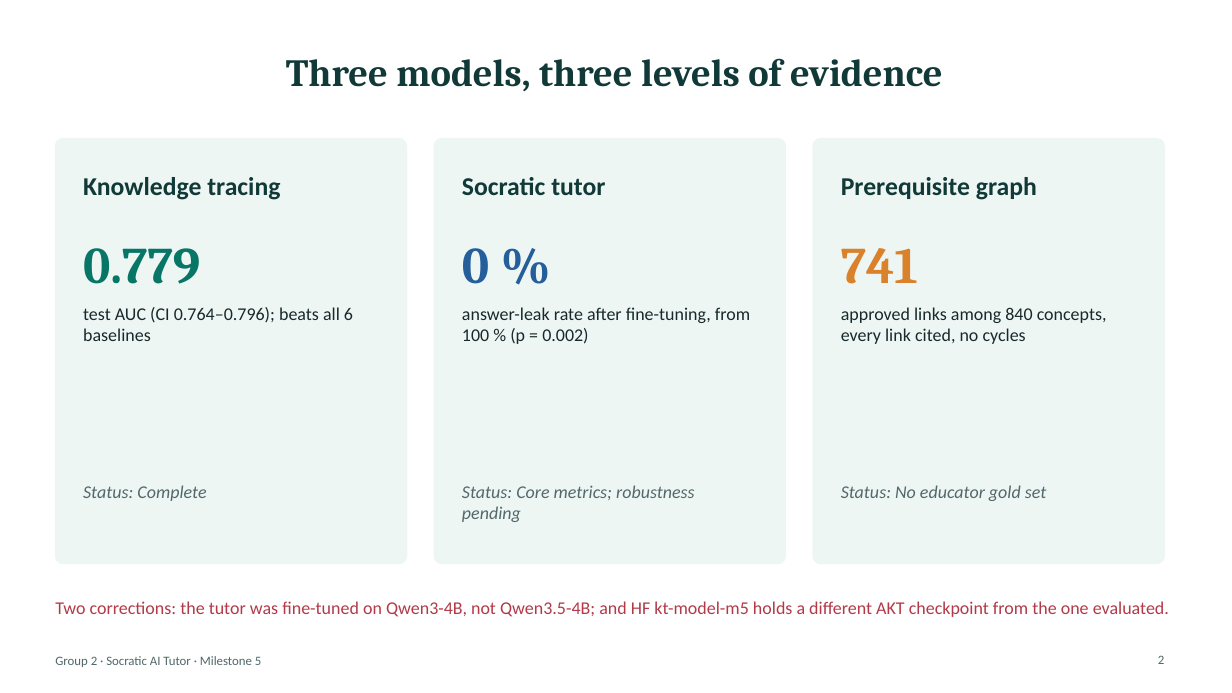
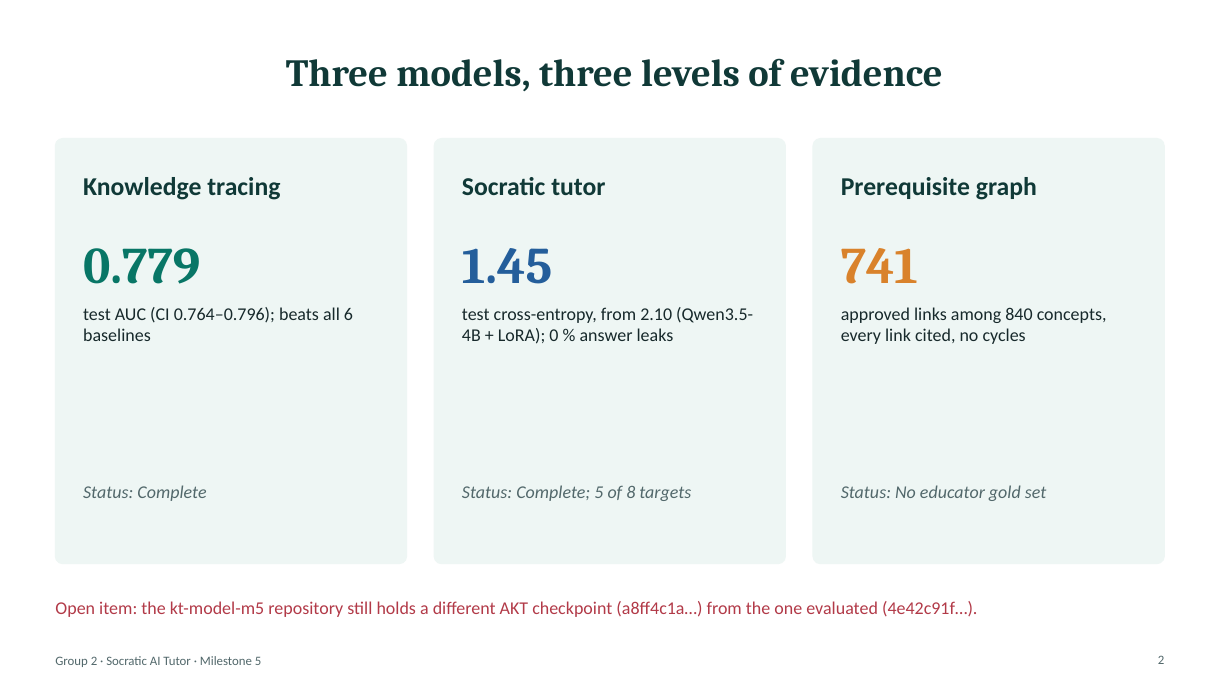
Before and after one commit to Hariomkr147/Group-2-DS-and-AI-Lab-Project, a slide deck: slide 2 of docs/milestone-5/M5_Presentation.pptx. Drawn at 1232x693 pixels with LibreOffice and Linux fonts; fonts in the diff are those of the drawing. Boxes give left, top, right and bottom in pixels: in the first picture for what was removed or moved away, otherwise in the second. Text is boxed around its words. In the diff, an @@ line names an element or a change of style, - is before the commit and + after.

```diff
--- a/docs/milestone-5/M5_Presentation.pptx
+++ b/docs/milestone-5/M5_Presentation.pptx
@@ text at bbox=[462, 248, 552, 284]: text changed @@
-0 %
+1.45
@@ text at bbox=[462, 307, 753, 344]: text changed @@
-answer-leak rate after fine-tuning, from 100 % (p = 0.002)
+test cross-entropy, from 2.10 (Qwen3.5-4B + LoRA); 0 % answer leaks
@@ text at bbox=[462, 485, 691, 501]: text changed @@
-Status: Core metrics; robustness pending
+Status: Complete; 5 of 8 targets
@@ text at bbox=[55, 601, 977, 617]: text changed @@
-Two corrections: the tutor was fine-tuned on Qwen3-4B, not Qwen3.5-4B; and HF kt-model-m5 holds a different AKT checkpoint from the one evaluated.
+Open item: the kt-model-m5 repository still holds a different AKT checkpoint (a8ff4c1a…) from the one evaluated (4e42c91f…).
```
Also in this commit, not shown: 7 other slides changed, 5 slides added, 2 slides removed, 1 other file.
